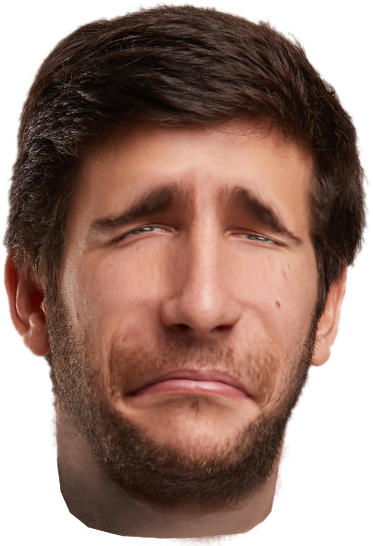
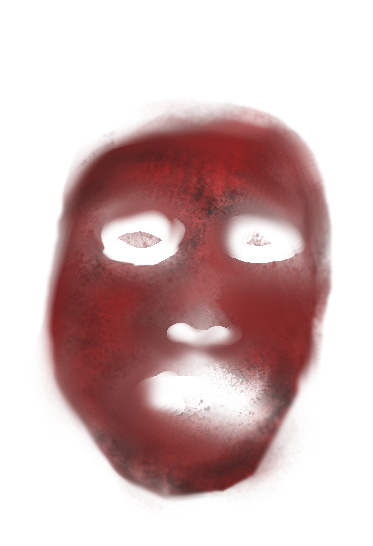
The second 373×546 image is a revision of the first. Changes to its layers:
hid "chico_infeliz_dor" over [1, 1, 371, 546]
added layer "Blood" (87%) above "Boca_Morto" over [16, 36, 334, 526]
